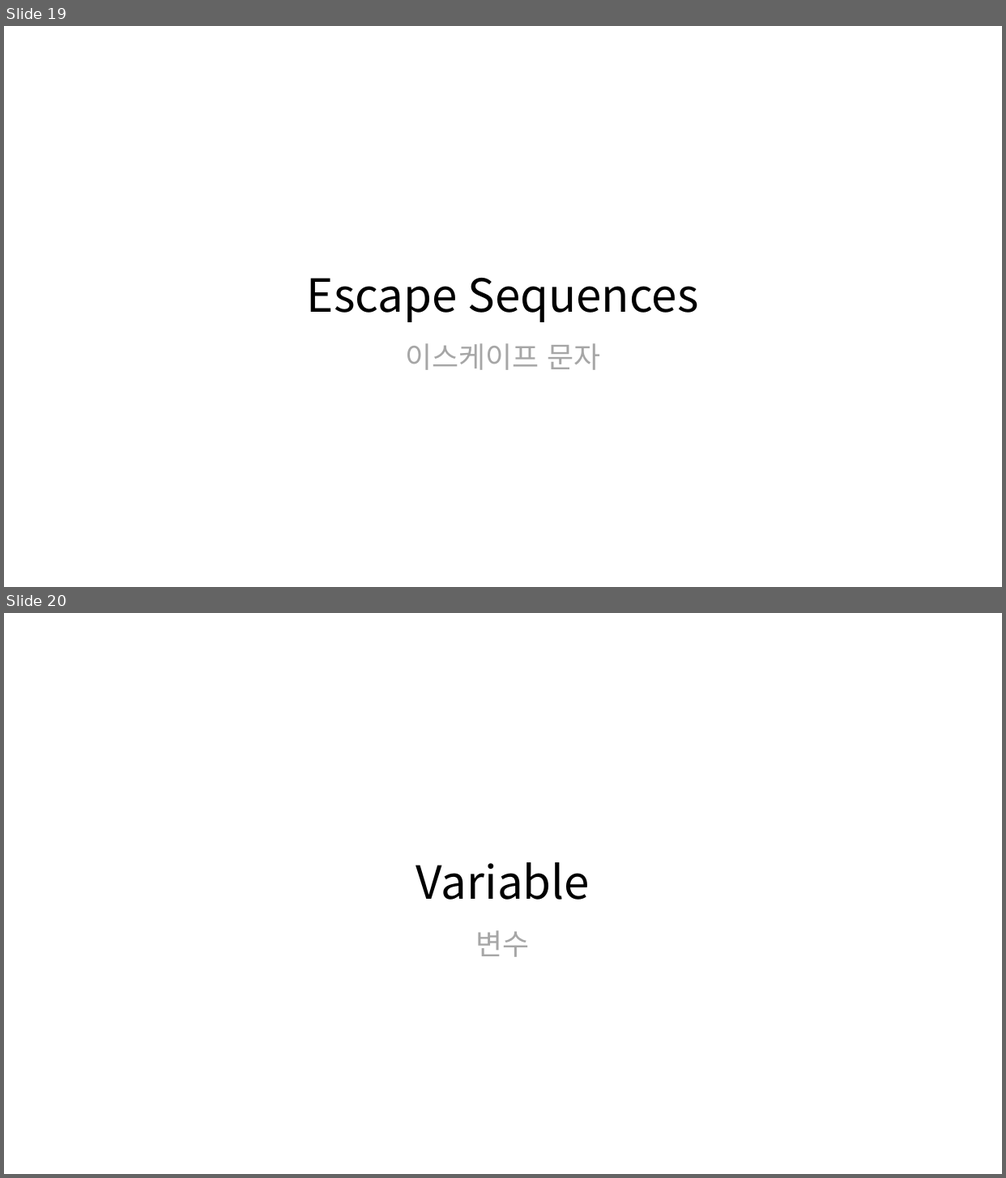
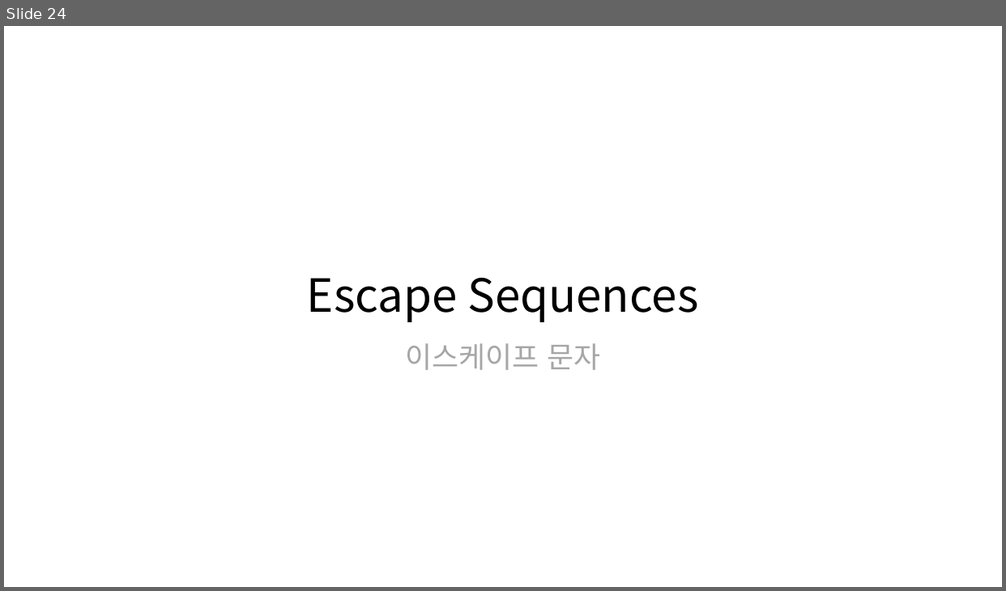
Before and after one commit to gunwoo204/python-study, a slide deck: 02. Hello World!/02. Hello, World!.pptx. Shown one above the other, each under a label of ours: slides 19 and 20 before the commit, slide 24 after it. The pictures are 1006x1178 and 1006x591 pixels, drawn with LibreOffice and Linux fonts; fonts in the diff are those of the drawing. Boxes give left, top, right and bottom in pixels: in the first picture for what was removed or moved away, otherwise in the second. Text is boxed around its words. In the diff, an @@ line names an element or a change of style, - is before the commit and + after.

```diff
--- a/02. Hello World!/02. Hello, World!.pptx
+++ b/02. Hello World!/02. Hello, World!.pptx
@@ slide 20 removed at bbox=[4, 613, 1002, 1174], background #FFFFFF @@
@@ title removed at bbox=[416, 862, 590, 957] @@
-Variable
-변수
@@ what was slide 19 is now slide 24 @@
```
Also in this commit, not shown: 1 slide changed, 6 slides added, 2 other files.
